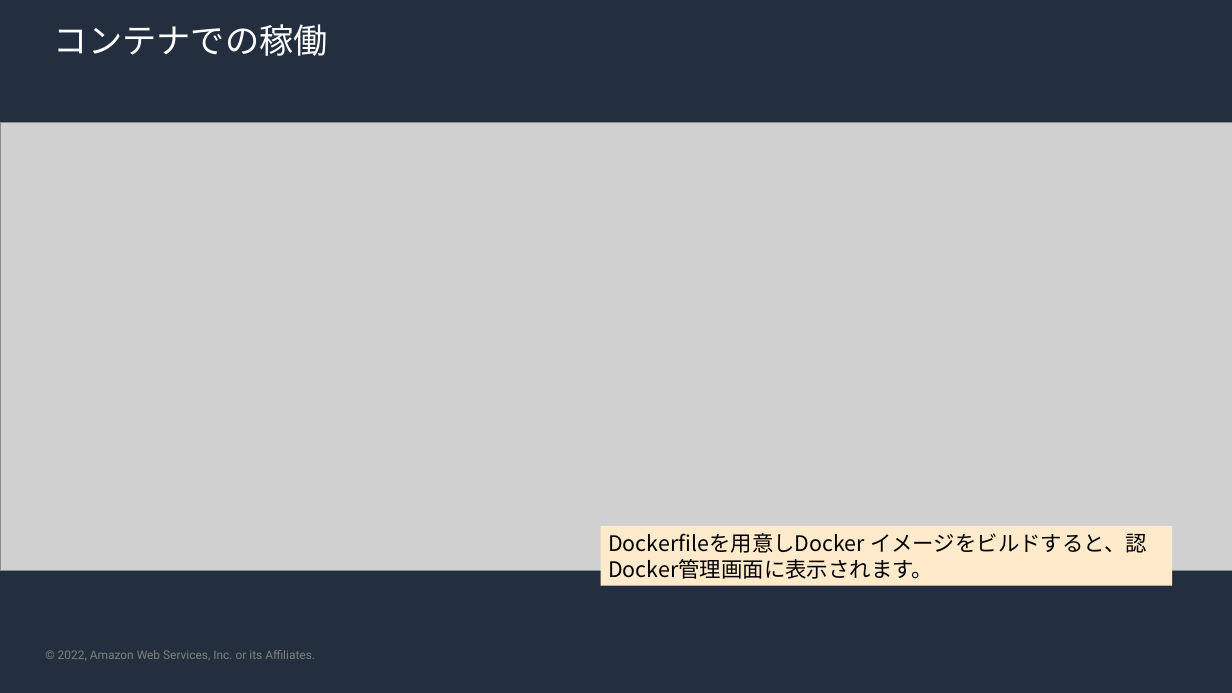
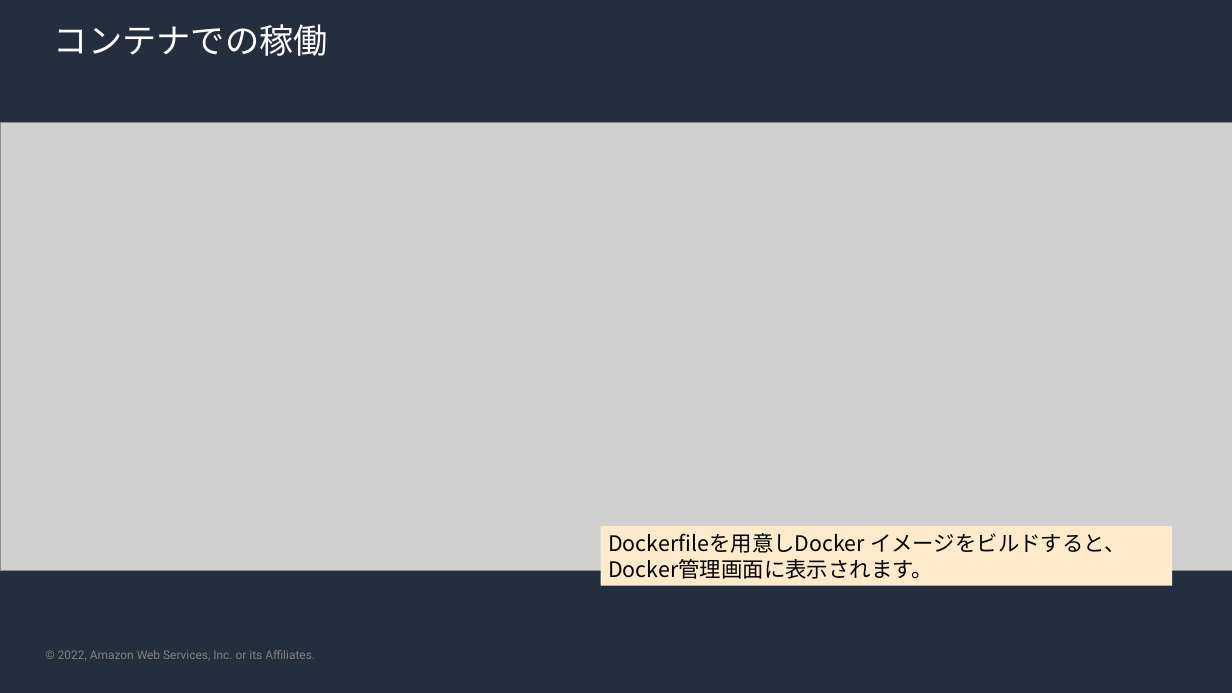
Before and after one commit to kmorooka/modern-skeleton, a slide deck: slide 18 of skeleton-guide.pptx. Drawn at 1232x693 pixels with LibreOffice and Linux fonts; fonts in the diff are those of the drawing; grey boxes stand for pictures; background and template pictures are left out. Boxes give left, top, right and bottom in pixels: in the first picture for what was removed or moved away, otherwise in the second. Text is boxed around its words. In the diff, an @@ line names an element or a change of style, - is before the commit and + after.

```diff
--- a/skeleton-guide.pptx
+++ b/skeleton-guide.pptx
@@ text in rectangle at box(608, 533, 1126, 579): text changed @@
-Dockerfileを用意しDocker イメージをビルドすると、認Docker管理画面に表示されます。
+Dockerfileを用意しDocker イメージをビルドすると、Docker管理画面に表示されます。
```
Also in this commit, not shown: 11 other slides changed, 7 slides added, 2 slides removed.
